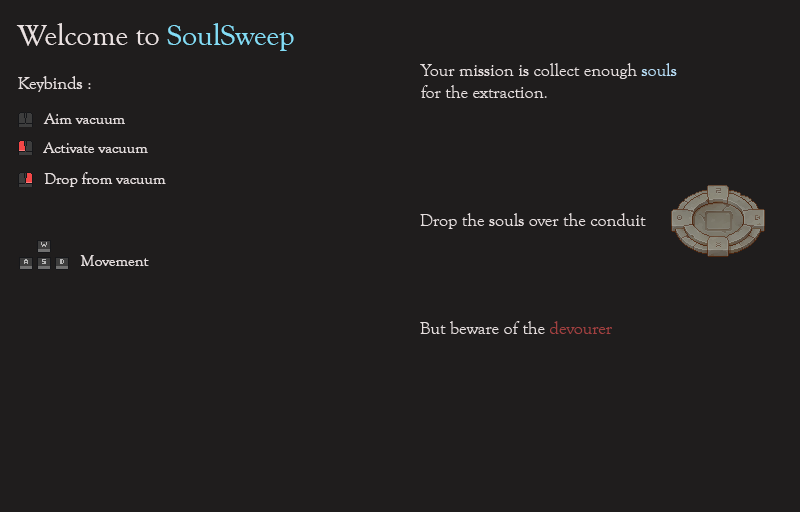
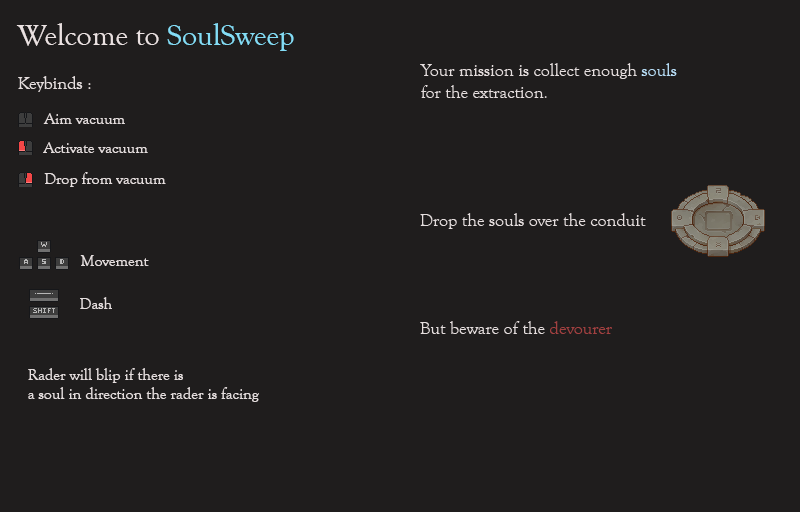
Layer changes from the first 800 x 512 image to the second:
added layer "Layer 3" above "Layer 4" over <box>29,289,59,302</box>
added layer "Layer 4" above "Your mission is collect enough souls for the extraction. Dro" over <box>29,306,59,319</box>
added layer "Dash" above "Movement" over <box>80,297,112,309</box>
added layer "Rader will blip if there is a soul in direction the rader is f" above "Activate vacuum" over <box>28,368,259,402</box>
